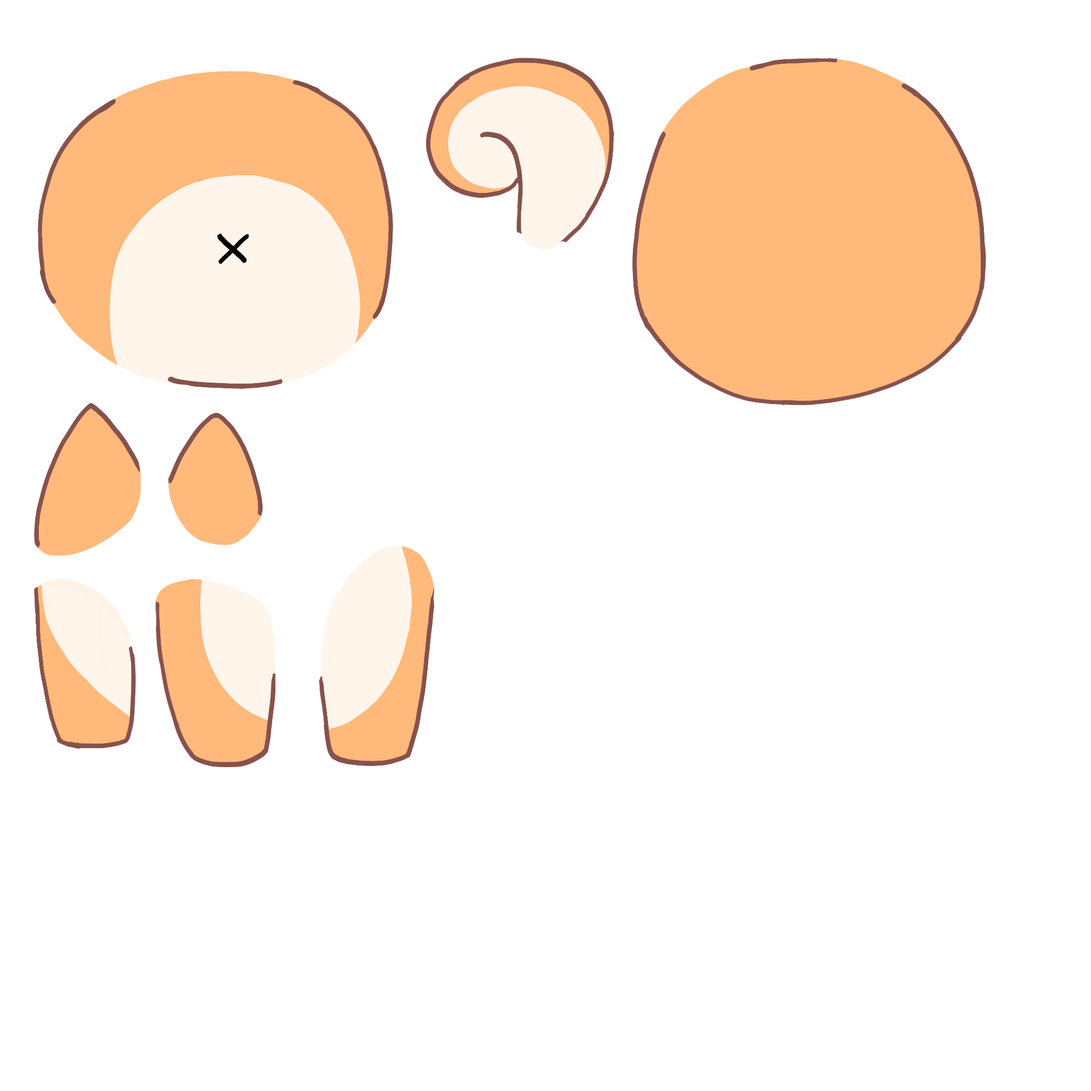
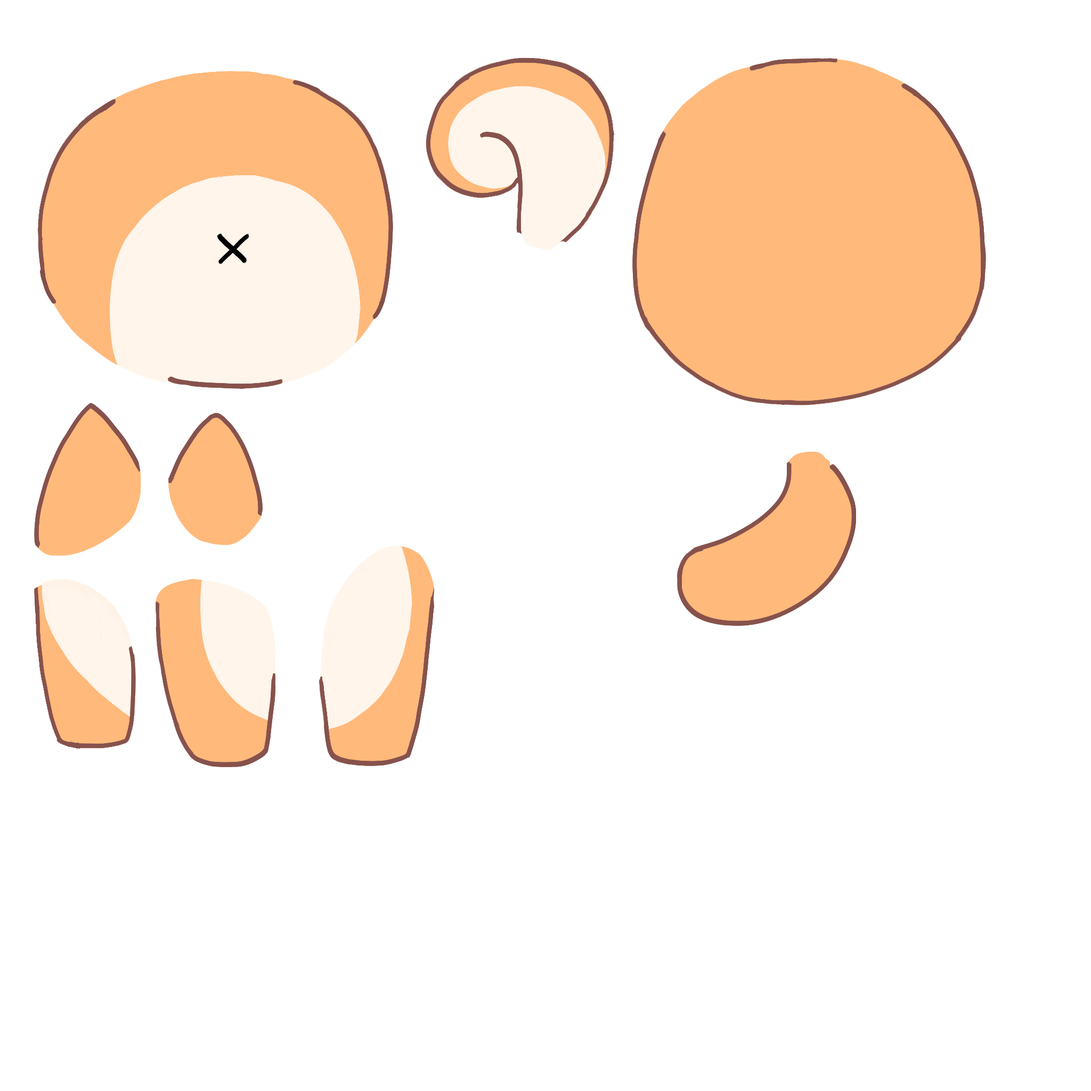
Two versions of the same layered image (1091×1091). Layer-by-layer changes:
added layer "Layer 2" in group "u" over (677, 451, 857, 627)
